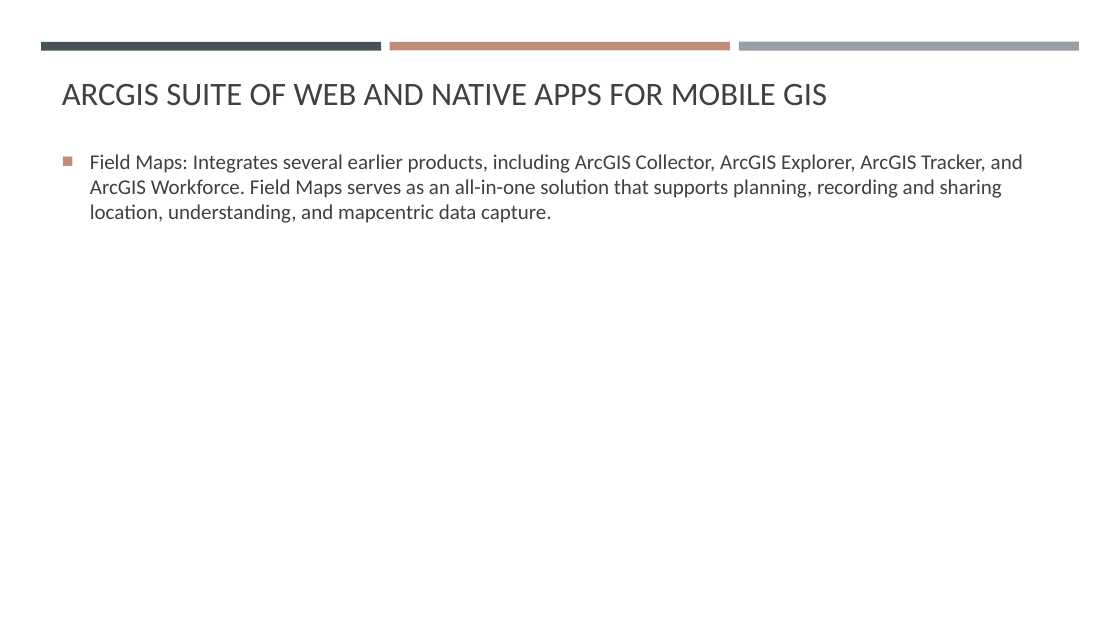
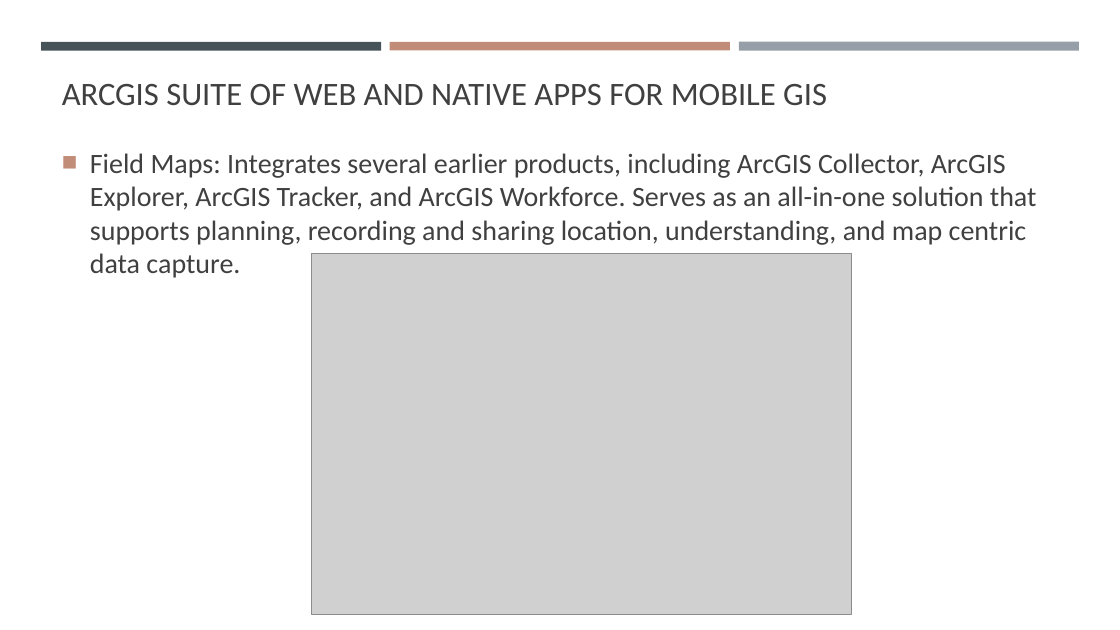
Before and after one commit to gisynw/Field_Techniques, a slide deck: slide 12 of docs/Lectures/Week02/Week02_Intro_To_Field_Technologies.pptx (slide 10 before the commit). Drawn at 1120x630 pixels with LibreOffice and Linux fonts; fonts in the diff are those of the drawing; grey boxes stand for pictures. Boxes give left, top, right and bottom in pixels: in the first picture for what was removed or moved away, otherwise in the second. Text is boxed around its words. In the diff, an @@ line names an element or a change of style, - is before the commit and + after.

```diff
--- a/docs/Lectures/Week02/Week02_Intro_To_Field_Technologies.pptx
+++ b/docs/Lectures/Week02/Week02_Intro_To_Field_Technologies.pptx
@@ text at (90, 153, 1037, 278): text changed; size 18 to 24 pt @@
-■ Field Maps: Integrates several earlier products, including ArcGIS Collector, ArcGIS Explorer, ArcGIS Tracker, and ArcGIS Workforce. Field Maps serves as an all-in-one solution that supports planning, recording and sharing location, understanding, and mapcentric data capture.
+■ Field Maps: Integrates several earlier products, including ArcGIS Collector, ArcGIS Explorer, ArcGIS Tracker, and ArcGIS Workforce. Serves as an all-in-one solution that supports planning, recording and sharing location, understanding, and map centric data capture.
@@ picture added at (312, 253, 851, 614) @@
```
Also in this commit, not shown: 11 other slides changed, 6 slides added, 3 slides removed.
